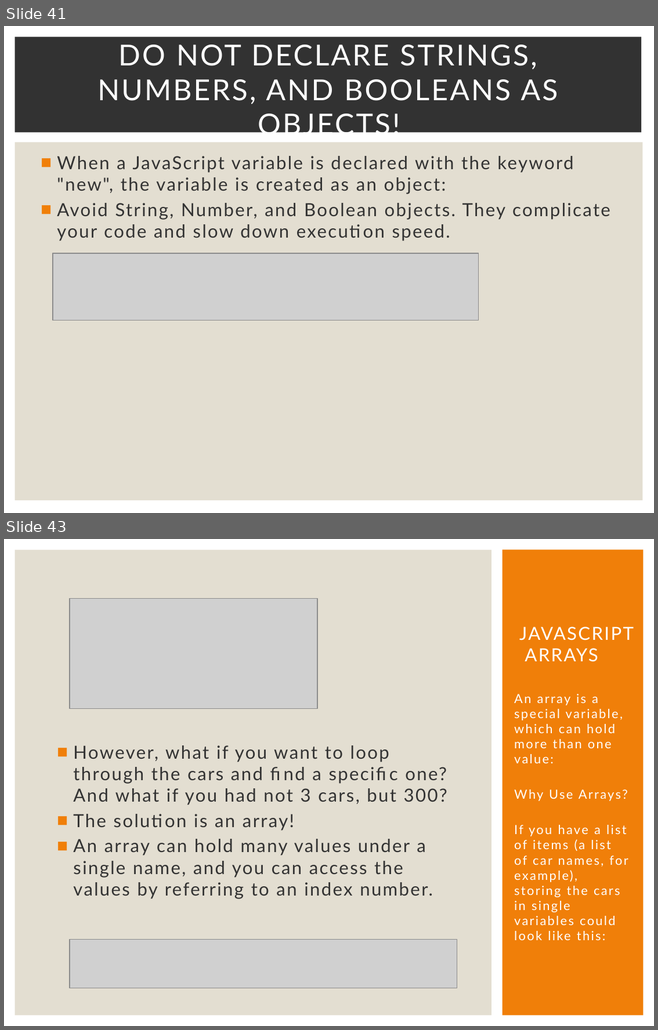
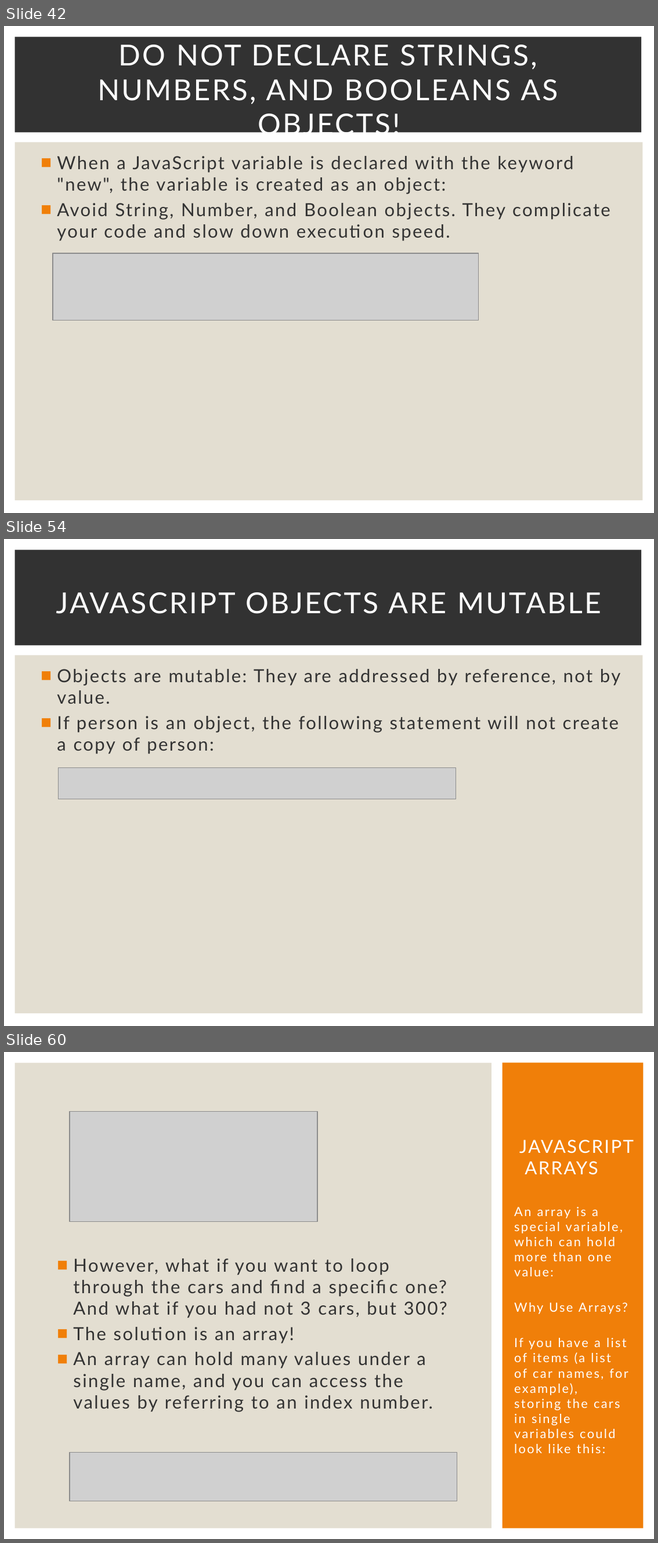
Before and after one commit to Karamihova/Fundamentals-JS, a slide deck: Programming Prep.pptx. Shown one above the other, each under a label of ours: slides 41 and 43 before the commit, slides 42, 54 and 60 after it; the slides between them are not shown. The pictures are 658x1030 and 658x1543 pixels, drawn with LibreOffice and Linux fonts; fonts in the diff are those of the drawing; grey boxes stand for pictures. Boxes give left, top, right and bottom in pixels: in the first picture for what was removed or moved away, otherwise in the second. Text is boxed around its words. In the diff, an @@ line names an element or a change of style, - is before the commit and + after.

```diff
--- a/Programming Prep.pptx
+++ b/Programming Prep.pptx
@@ slide 54 added at (x1=4, y1=539, x2=654, y2=1026), background #FFFFFF; not listed: 2 template elements that a slide beside it also shows @@
@@ title added at (x1=56, y1=592, x2=601, y2=614), 32 pt, text #FFFFFF @@
+JAVASCRIPT OBJECTS ARE MUTABLE
@@ text added at (x1=57, y1=669, x2=620, y2=754), 20 pt, text #323232 @@
+■ Objects are mutable: They are addressed by reference, not by value.
+■ If person is an object, the following statement will not create a copy of person:
@@ picture added at (x1=58, y1=768, x2=455, y2=799) @@
@@ what was slide 41 is now slide 42 @@
@@ what was slide 43 is now slide 60 @@
```
Also in this commit, not shown: 17 other slides added, 1 slide removed.
